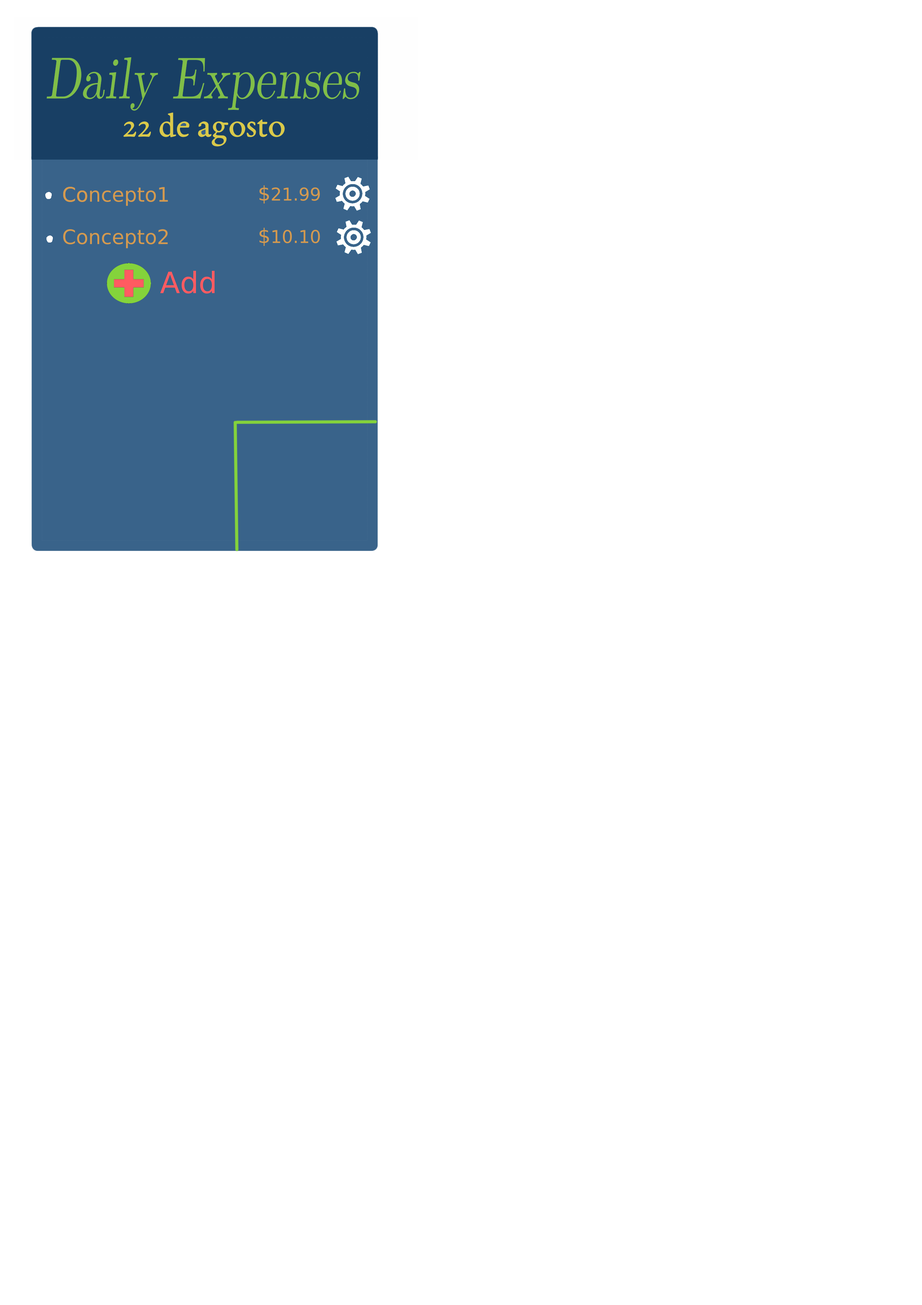
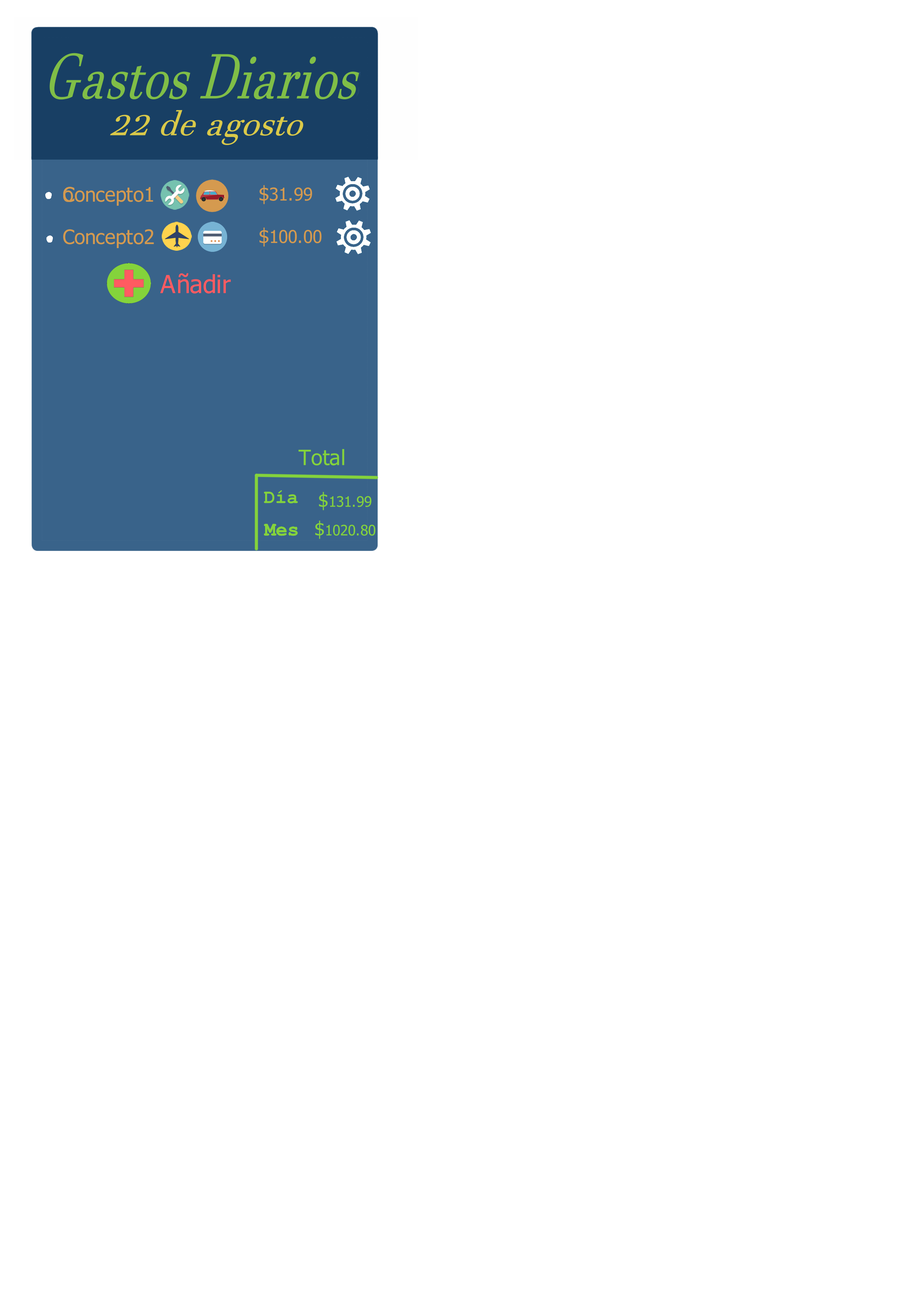
Before/after of a 922×1305 layered artwork. What changed in the layer stack:
added layer "1471831095_11.png" above "1471829303_car.png" over [148, 206, 192, 251]
added layer "1471829303_car.png" above "1471829620_creditcard.png" over [180, 179, 230, 213]
added layer "1471829620_creditcard.png" above "1471829446_tools.png" over [174, 198, 229, 252]
added layer "1471829446_tools.png" above "Vector Layer 5" over [137, 179, 210, 229]
added layer "Layer 10" (1st of 2) above "Layer 10" over [238, 452, 379, 551]
hid "Layer 10" (2nd of 2) over [233, 419, 379, 552]
painted on "Layer 1" over [46, 52, 379, 552]
